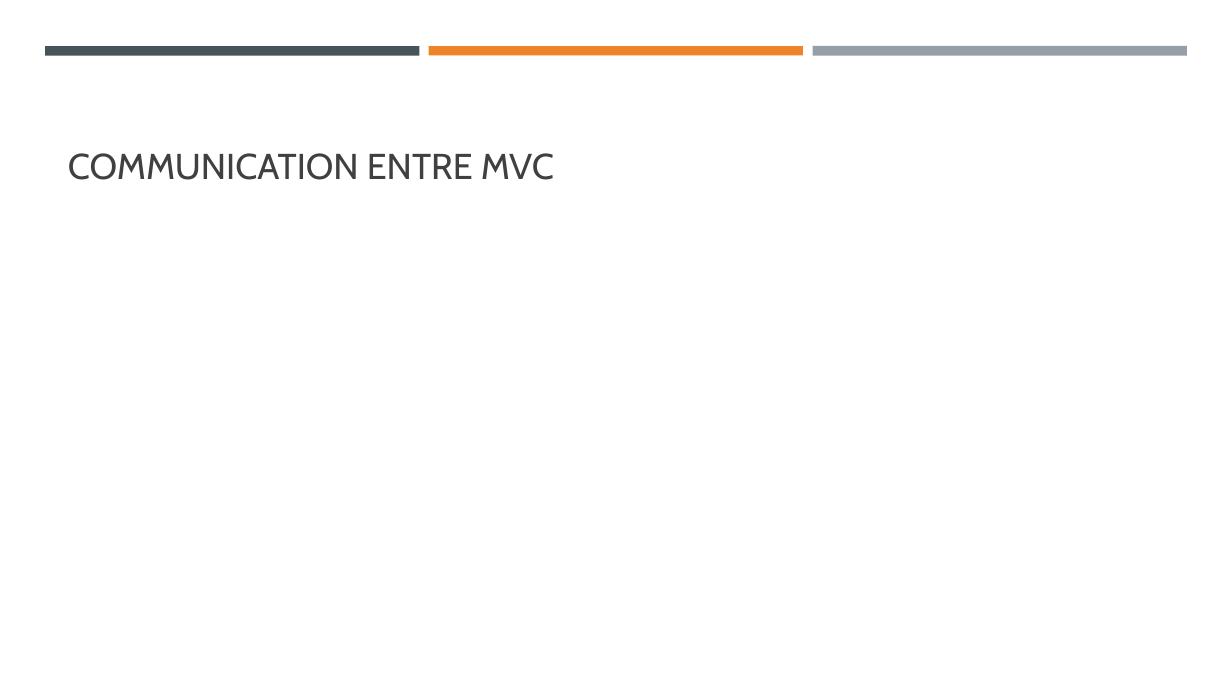
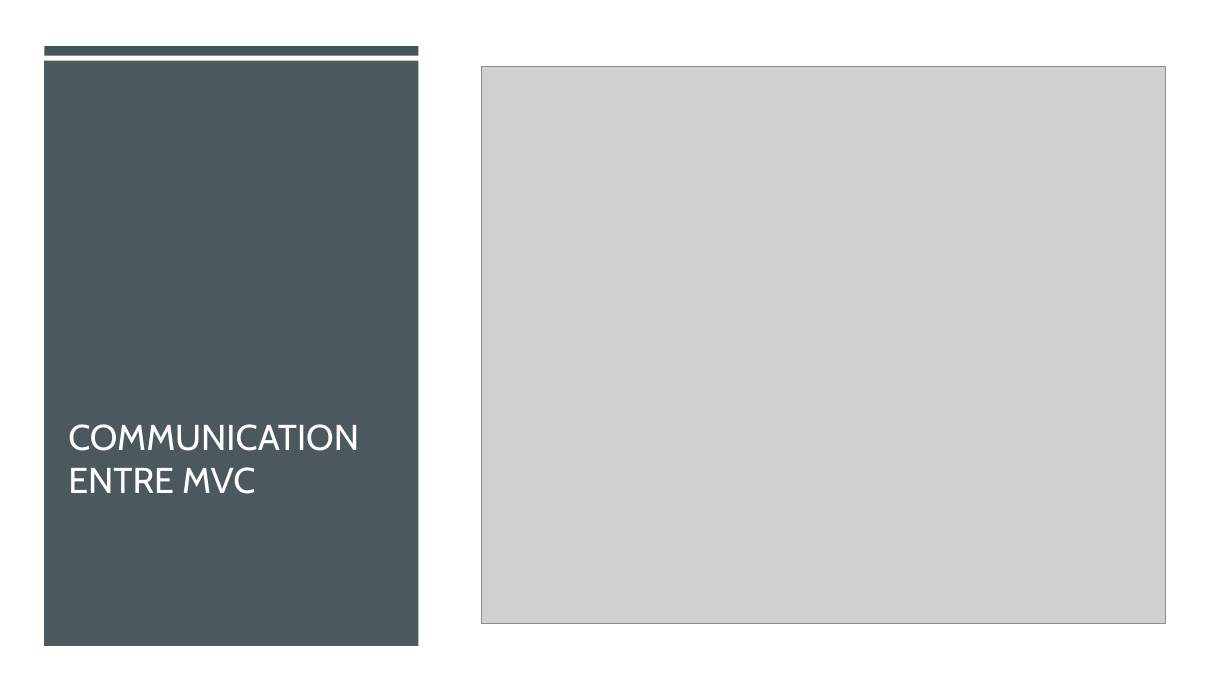
Before and after one commit to MickaeliOS/OpenClassrooms-P9-LeBaluchon, a slide deck: slide 7 of Horn_Mickael_presentation_4_102022.pptx. Drawn at 1232x693 pixels with LibreOffice and Linux fonts; fonts in the diff are those of the drawing; grey boxes stand for pictures. Boxes give left, top, right and bottom in pixels: in the first picture for what was removed or moved away, otherwise in the second. Text is boxed around its words. In the diff, an @@ line names an element or a change of style, - is before the commit and + after.

```diff
--- a/Horn_Mickael_presentation_4_102022.pptx
+++ b/Horn_Mickael_presentation_4_102022.pptx
@@ rectangle added at [0,0,1232,693], fill #FFFFFF @@
@@ rectangle removed at [429,46,803,55] @@
@@ rectangle removed at [812,46,1187,56] @@
@@ rectangle added at [44,61,419,646], fill #465359 at 97% opacity @@
@@ picture added at [482,67,1165,624] @@
@@ title "COMMUNICATION ENTRE MVC": place and size @@
-title "COMMUNICATION ENTRE MVC" at [68,153,554,180]
+title "COMMUNICATION ENTRE MVC" at [68,424,359,494]
@@ title "COMMUNICATION ENTRE MVC" at [68,424,359,494]: text colour #404040 to #FFFFFF @@
```
Also in this commit, not shown: 2 slides added, 5 other files.
